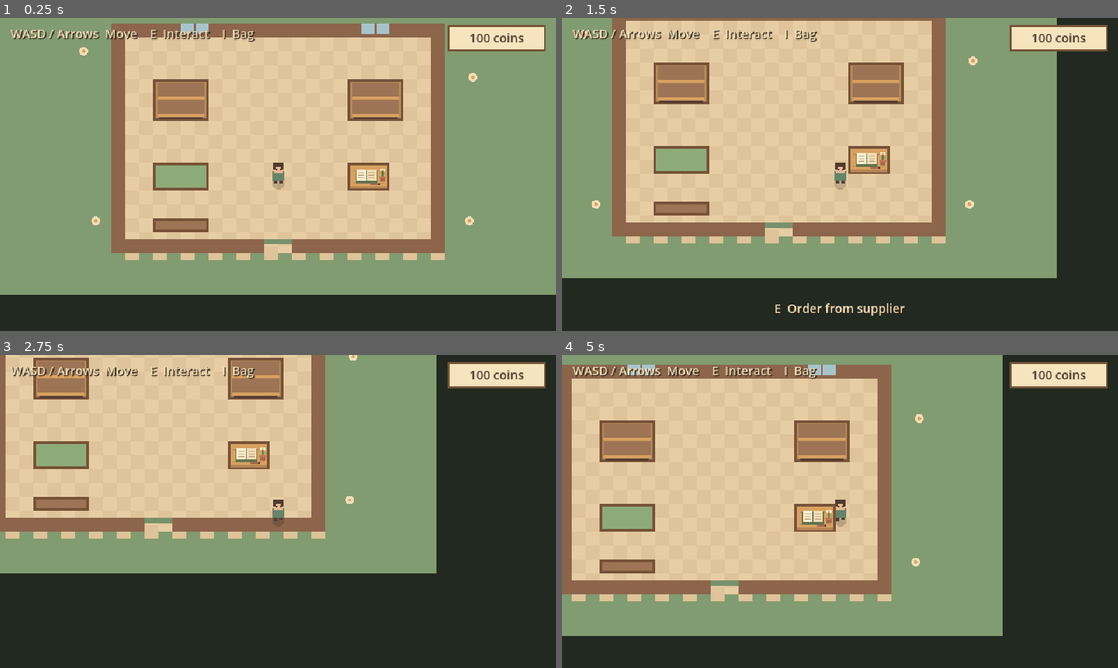
Above: before the commit, frames 1-4 (two rows, left to right).
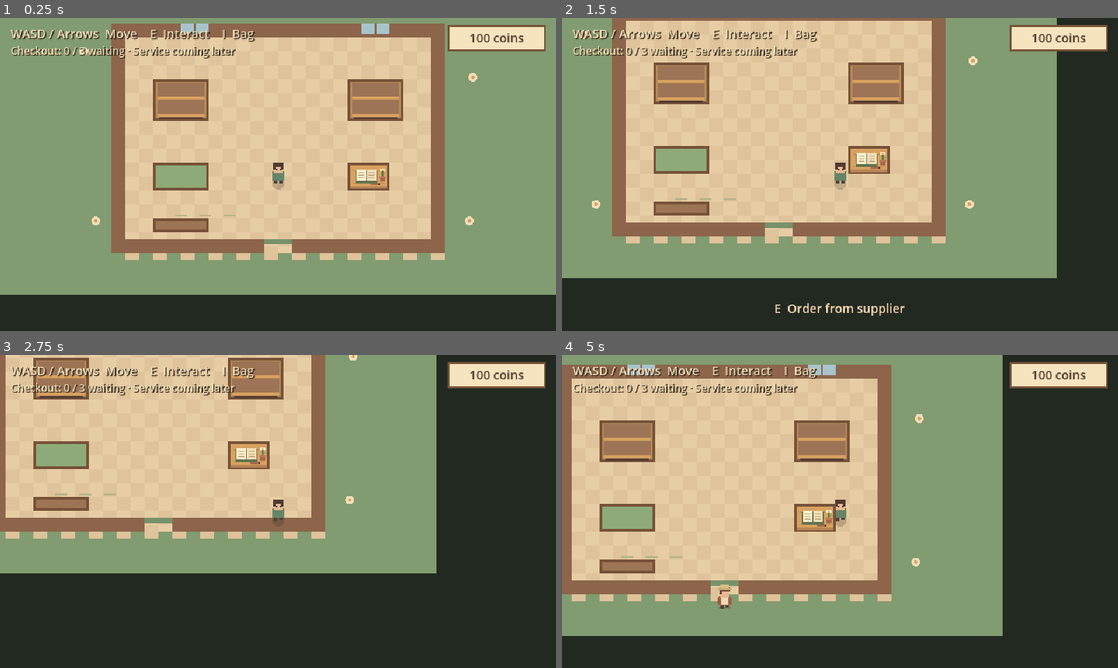
Above: after the commit, the same moments.

Repository: ksnarchive/little-village-shop
Game: Godot game, scene res://scenes/main.tscn
Two runs of this game, one before a commit and one after it. Both use one fixed random seed, a clock stepped at 60 frames per second and the inputs below.
Inputs (mouse positions are in pixels of both pictures, inside the frame that each line leads up to):
- Up to frame 1 (0.25 s): no input
- Up to frame 2 (1.5 s): tap Enter at 0.5 s; move the mouse to (962, 158) at 0.52 s; hold Right (ui_right) 0.53-1.28 s; hold E (interact) 0.53-1.28 s; click (962, 158) at 0.67 s; move the mouse to (728, 190) at 1.27 s; hold Down (ui_down) from 1.28 s (still down); tap E (interact) at 1.35 s; click (728, 190) at 1.42 s
- Up to frame 3 (2.75 s): move the mouse to (333, 442) at 2.02 s; release Down (ui_down) at 2.03 s; hold Right (ui_right) from 2.03 s (still down); hold E (interact) from 2.03 s (still down); tap G at 2.1 s; click (333, 442) at 2.17 s
- Up to frame 4 (5 s): move the mouse to (812, 574) at 2.77 s; release Right (ui_right) at 2.78 s; release E (interact) at 2.78 s; hold Up (ui_up) 2.78-3.53 s; tap E (interact) at 2.85, 4.55 s; click (812, 574) at 2.92 s; move the mouse to (1006, 558) at 3.52 s; hold E (interact) 3.53-4.28 s; hold Left (ui_left) from 3.53 s (still down); click (1006, 558) at 3.67 s; tap I (inventory) at 4.15 s; move the mouse to (673, 464) at 4.27 s; tap G at 4.35 s; click (673, 464) at 4.42 s; tap Escape (ui_cancel) at 4.9 s

The runs differ from the first frame. In frame 1, 0.7% of the frame differs, in the area x 1-43%, y 8-64%; in frame 2, 0.6%; in frame 3, 0.6%; in frame 4, 0.7%, in the area x 2-43%, y 8-82%.

Commit message:
feat: add village customers with shelf pickup and unpaid checkout queue

Diff:
--- /dev/null
+++ b/scenes/characters/customer.tscn
@@ -0,0 +1,16 @@
+[gd_scene load_steps=3 format=3]
+
+[ext_resource type="Script" path="res://scripts/customer.gd" id="1"]
+
+[sub_resource type="CapsuleShape2D" id="CustomerShape"]
+radius = 5.0
+height = 13.0
+
+[node name="Customer" type="CharacterBody2D"]
+collision_layer = 0
+collision_mask = 2
+script = ExtResource("1")
+
+[node name="CollisionShape2D" type="CollisionShape2D" parent="."]
+position = Vector2(0, 1)
+shape = SubResource("CustomerShape")
--- a/scenes/main.tscn
+++ b/scenes/main.tscn
@@ -7,6 +7,7 @@
 [ext_resource type="PackedScene" path="res://scenes/objects/order_desk.tscn" id="5"]
 
 [ext_resource type="PackedScene" path="res://scenes/objects/shelf.tscn" id="6"]
+[ext_resource type="Script" path="res://scripts/customer_flow.gd" id="7"]
 
 [node name="Main" type="Node2D"]
 script = ExtResource("1")
@@ -32,3 +33,6 @@
 [node name="RightShelf" parent="." instance=ExtResource("6")]
 position = Vector2(432, 136)
 display_name = "Pantry shelf"
+
+[node name="Customers" type="Node2D" parent="."]
+script = ExtResource("7")
--- a/scenes/ui/inventory_menu.tscn
+++ b/scenes/ui/inventory_menu.tscn
@@ -26,6 +26,18 @@
 theme_override_constants/shadow_offset_x = 1
 theme_override_constants/shadow_offset_y = 1
 text = "WASD / Arrows  Move    E  Interact    I  Bag"
+
+[node name="CheckoutStatus" type="Label" parent="Root"]
+unique_name_in_owner = true
+offset_left = 12.0
+offset_top = 29.0
+theme_override_colors/font_color = Color(0.945, 0.871, 0.718, 1)
+theme_override_colors/font_shadow_color = Color(0.2, 0.15, 0.1, 1)
+theme_override_constants/shadow_offset_x = 1
+theme_override_constants/shadow_offset_y = 1
+theme_override_font_sizes/font_size = 12
+text = "Checkout: 0 / 3 waiting · Service coming later"
+mouse_filter = 2
 
 [node name="Prompt" type="Label" parent="Root"]
 unique_name_in_owner = true
--- /dev/null
+++ b/scripts/customer.gd
@@ -0,0 +1,151 @@
+class_name ShopCustomer
+extends CharacterBody2D
+## A visitor owns one unpaid item. Only Inventory.transfer_to() moves shelf goods.
+
+enum State { ENTERING, SEARCHING, MOVING_TO_SHELF, MOVING_TO_CHECKOUT, WAITING_AT_CHECKOUT, LEAVING }
+signal state_changed(next_state: State)
+
+const SPEED: float = 46.0
+const COATS: Array[Color] = [Color("#a8664e"), Color("#879bb0"), Color("#b49a58")]
+const HAIR: Array[Color] = [Color("#6a4936"), Color("#d4c5aa"), Color("#49382d")]
+const SKIN: Array[Color] = [Color("#e8b88f"), Color("#bd8b68"), Color("#edc8a4")]
+
+var state: State = State.ENTERING
+var basket: Inventory
+var appearance: int = 0
+var facing := Vector2.UP
+var walking: bool = false
+var _flow: CustomerFlow
+var _catalog: ItemCatalog
+var _shelf: ShopShelf
+var _route := PackedVector2Array()
+var _waypoint: int = 0
+var _pause: float = 0.0
+var _step: float = 0.0
+
+func configure(flow: CustomerFlow, catalog: ItemCatalog, variant: int) -> void:
+	_flow = flow
+	_catalog = catalog
+	appearance = posmod(variant, COATS.size())
+	basket = Inventory.new(catalog, 1)
+
+func start_visit() -> void:
+	_travel(State.ENTERING, CustomerFlow.FOYER)
+
+func _set_state(next_state: State) -> void:
+	state = next_state
+	walking = false
+	velocity = Vector2.ZERO
+	state_changed.emit(state)
+	queue_redraw()
+
+func _travel(next_state: State, destination: Vector2) -> void:
+	_route = _flow.route(position, destination)
+	_waypoint = 0
+	_set_state(next_state)
+
+func _physics_process(delta: float) -> void:
+	walking = false
+	velocity = Vector2.ZERO
+	if _pause > 0.0:
+		_pause = maxf(0.0, _pause - delta)
+	elif state == State.SEARCHING:
+		_search()
+	elif state != State.WAITING_AT_CHECKOUT:
+		_walk(delta)
+	queue_redraw()
+
+func _walk(delta: float) -> void:
+	if _waypoint >= _route.size():
+		_arrive()
+		return
+	var offset := _route[_waypoint] - position
+	if offset.length() <= 0.1:
+		_waypoint += 1
+		return
+	# Clamp velocity to the remaining distance: no snapping, overshoot or teleport.
+	velocity = offset.normalized() * minf(SPEED, offset.length() / delta)
+	facing = offset.normalized()
+	move_and_slide()
+	walking = get_position_delta().length_squared() > 0.001
+	if walking:
+		_step += delta * 10.0
+
+func _arrive() -> void:
+	match state:
+		State.ENTERING:
+			_set_state(State.SEARCHING)
+			_pause = 0.8
+		State.MOVING_TO_SHELF:
+			_take_item()
+		State.MOVING_TO_CHECKOUT:
+			_set_state(State.WAITING_AT_CHECKOUT)
+			facing = Vector2.DOWN
+			_flow.join_checkout(self)
+		State.LEAVING:
+			_flow.finish_empty_visit(self)
+
+func _search() -> void:
+	var available := _flow.stocked_shelves()
+	if available.is_empty():
+		_travel(State.LEAVING, CustomerFlow.ENTRANCE)
+		return
+	_shelf = available[_flow.rng.randi_range(0, available.size() - 1)]
+	_travel(State.MOVING_TO_SHELF, _shelf.interaction_position() + Vector2(0, 8))
+
+func _take_item() -> void:
+	# Re-read stock on arrival: the player may have emptied the shelf en route.
+	var available: Array[StringName] = []
+	if is_instance_valid(_shelf):
+		for item in _catalog.items:
+			if _shelf.inventory.quantity(item.id) > 0:
+				available.append(item.id)
+	if not available.is_empty():
+		var item_id := available[_flow.rng.randi_range(0, available.size() - 1)]
+		if _shelf.inventory.transfer_to(basket, item_id, 1):
+			_travel(State.MOVING_TO_CHECKOUT, _flow.checkout_position())
+			_pause = 0.6
+			return
+	_set_state(State.SEARCHING)
+	_pause = 0.5
+
+func _draw() -> void:
+	# Same tiny, whole-pixel silhouette and warm palette as the shopkeeper.
+	draw_rect(Rect2(-7, 8, 14, 3), Color(0.2, 0.15, 0.1, 0.22))
+	var bob := 1 if walking and sin(_step) > 0.0 else 0
+	draw_rect(Rect2(-5, 5 + bob, 4, 5), Color("#4e4139"))
+	draw_rect(Rect2(1, 5 - bob, 4, 5), Color("#4e4139"))
+	draw_rect(Rect2(-7, -4, 14, 11), COATS[appearance])
+	draw_rect(Rect2(-4, -3, 8, 9), Color("#eddbb5"))
+	draw_rect(Rect2(-8, -2, 2, 7), COATS[appearance].darkened(0.12))
+	draw_rect(Rect2(6, -2, 2, 7), COATS[appearance].darkened(0.12))
+	draw_rect(Rect2(-5, -12, 10, 10), SKIN[appearance])
+	draw_rect(Rect2(-6, -14, 12, 5), HAIR[appearance])
+	draw_rect(Rect2(-6, -11, 3, 5), HAIR[appearance])
+	if appearance == 0:
+		draw_rect(Rect2(-8, -13, 16, 2), Color("#c9ae70"))
+		draw_rect(Rect2(-5, -17, 10, 4), Color("#d8bf86"))
+	elif appearance == 1:
+		draw_rect(Rect2(3, -11, 3, 7), HAIR[appearance])
+	else:
+		draw_rect(Rect2(-6, -15, 12, 3), COATS[appearance].darkened(0.15))
+	if facing.y >= -0.3:
+		draw_rect(Rect2(-3, -7, 2, 2), Color("#49382d"))
+		draw_rect(Rect2(2, -7, 2, 2), Color("#49382d"))
+		draw_rect(Rect2(-4, -4, 2, 1), Color("#cf947d"))
+	if basket != null and basket.total_units() > 0:
+		draw_rect(Rect2(5, 1, 9, 8), Color("#765238"))
+		draw_rect(Rect2(6, 3, 7, 5), Color("#b78b59"))
+	# A catalog icon in a cream thought bubble shows held goods / waiting clearly.
+	if state == State.WAITING_AT_CHECKOUT or (basket != null and basket.total_units() > 0):
+		draw_rect(Rect2(-11, -40, 22, 21), Color("#765238"))
+		draw_rect(Rect2(-10, -39, 20, 19), Color("#f1deb7"))
+		draw_rect(Rect2(-1, -19, 3, 3), Color("#f1deb7"))
+		for item in _catalog.items:
+			if basket.quantity(item.id) > 0 and item.icon != null:
+				draw_texture_rect(item.icon, Rect2(-8, -38, 16, 16), false)
+				break
+	elif state == State.SEARCHING or state == State.LEAVING:
+		draw_rect(Rect2(-6, -29, 12, 9), Color("#f1deb7"))
+		for x in [-3, 0, 3]:
+			draw_rect(Rect2(x, -25, 1, 1), Color("#765238"))
--- /dev/null
+++ b/scripts/customer_flow.gd
@@ -0,0 +1,100 @@
+class_name CustomerFlow
+extends Node2D
+## One browsing visitor at a time; unpaid baskets stay in a bounded checkout queue.
+
+signal queue_changed(waiting: int)
+
+const MAX_CUSTOMERS: int = 3
+const ARRIVAL_INTERVAL: float = 7.0
+const ENTRANCE := Vector2(320, 328)
+const FOYER := Vector2(320, 260)
+const AISLE := Vector2(320, 184)
+const QUEUE_POSITIONS: Array[Vector2] = [Vector2(208, 260), Vector2(236, 260), Vector2(264, 260)]
+
+@export var arrivals_enabled: bool = true
+var shelves: Array[ShopShelf] = []
+var waiting: Array[ShopCustomer] = []
+var active_customer: ShopCustomer
+var catalog: ItemCatalog
+var rng := RandomNumberGenerator.new()
+var _arrival_time: float = 4.0
+var _next_appearance: int = 0
+var _paths := AStar2D.new()
+
+func configure(products: ItemCatalog, shop_shelves: Array[ShopShelf]) -> void:
+	catalog = products
+	shelves.assign(shop_shelves)
+	rng.randomize()
+	# A small authored graph follows the open central aisle around the furniture.
+	# Shelf endpoints come from the existing interaction system.
+	_paths.clear()
+	for point in [ENTRANCE, FOYER, AISLE]:
+		_paths.add_point(_paths.get_point_count(), point)
+	_paths.connect_points(0, 1)
+	_paths.connect_points(1, 2)
+	for shelf in shelves:
+		var id := _paths.get_point_count()
+		_paths.add_point(id, shelf.interaction_position() + Vector2(0, 8))
+		_paths.connect_points(2, id)
+	for point in QUEUE_POSITIONS:
+		var id := _paths.get_point_count()
+		_paths.add_point(id, point)
+		_paths.connect_points(1, id)
+	queue_redraw()
+
+func _physics_process(delta: float) -> void:
+	if not arrivals_enabled or catalog == null or is_instance_valid(active_customer):
+		return
+	if waiting.size() >= MAX_CUSTOMERS:
+		return
+	_arrival_time -= delta
+	if _arrival_time <= 0.0:
+		spawn_customer()
+
+func spawn_customer() -> ShopCustomer:
+	if catalog == null or is_instance_valid(active_customer) or waiting.size() >= MAX_CUSTOMERS:
+		return null
+	var scene: PackedScene = load("res://scenes/characters/customer.tscn")
+	var customer: ShopCustomer = scene.instantiate()
+	customer.configure(self, catalog, _next_appearance % 3)
+	_next_appearance += 1
+	customer.position = ENTRANCE
+	add_child(customer)
+	active_customer = customer
+	customer.start_visit()
+	return customer
+
+func route(from: Vector2, destination: Vector2) -> PackedVector2Array:
+	return _paths.get_point_path(_paths.get_closest_point(from), _paths.get_closest_point(destination))
+
+func stocked_shelves() -> Array[ShopShelf]:
+	var available: Array[ShopShelf] = []
+	for shelf in shelves:
+		if is_instance_valid(shelf) and shelf.inventory.total_units() > 0:
+			available.append(shelf)
+	return available
+
+func checkout_position() -> Vector2:
+	return QUEUE_POSITIONS[waiting.size()]
+
+func join_checkout(customer: ShopCustomer) -> void:
+	if customer != active_customer or customer.basket.total_units() != 1:
+		return
+	waiting.append(customer)
+	active_customer = null
+	_arrival_time = ARRIVAL_INTERVAL
+	queue_changed.emit(waiting.size())
+	queue_redraw()
+
+func finish_empty_visit(customer: ShopCustomer) -> void:
+	# There is deliberately no removal/service path for a customer holding goods.
+	if customer != active_customer or customer.basket.total_units() != 0:
+		return
+	active_customer = null
+	_arrival_time = ARRIVAL_INTERVAL
+	customer.queue_free()
+
+func _draw() -> void:
+	# Quiet floor markers make the checkout line legible before anyone arrives.
+	for point in QUEUE_POSITIONS:
+		draw_rect(Rect2(point + Vector2(-7, 8), Vector2(14, 2)), Color("#b5b58b"))
--- a/scripts/inventory_menu.gd
+++ b/scripts/inventory_menu.gd
@@ -25,6 +25,7 @@
 @onready var message: Label = %Message
 @onready var prompt_label: Label = %Prompt
 @onready var close_button: Button = %Close
+@onready var checkout_label: Label = %CheckoutStatus
 
 func _ready() -> void:
 	_apply_theme()
@@ -88,6 +89,7 @@
 
 func _open(next_view: View) -> void:
 	view = next_view
+	checkout_label.hide()
 	inventory_content.visible = view in [View.BAG, View.STORAGE]
 	shelf_menu.visible = view == View.SHELF
 	supplier_menu.visible = view == View.SUPPLIER
@@ -108,6 +110,7 @@
 	if view == View.CLOSED:
 		return
 	view = View.CLOSED
+	checkout_label.show()
 	shelf_menu.release_shelf()
 	panel.hide()
 	supplier_shade.hide()
@@ -120,6 +123,9 @@
 func set_prompt(text: String) -> void:
 	_prompt_text = text
 	prompt_label.text = text if view == View.CLOSED else ""
+
+func set_checkout_waiting(waiting: int) -> void:
+	checkout_label.text = "Checkout: %d / 3 waiting · Service coming later" % waiting
 
 func _update_balance(coins: int) -> void:
 	balance_label.text = "%d coins" % coins
--- a/scripts/shop.gd
+++ b/scripts/shop.gd
@@ -16,6 +16,7 @@
 @onready var storage: ShopStorage = $Storage
 @onready var order_desk: Interactable = $OrderDesk
 @onready var inventory_ui: InventoryMenu = $InventoryUI
+@onready var customers: CustomerFlow = $Customers
 var fixtures: Array[Rect2] = [
     Rect2(176, 272, 64, 16)
 ]
@@ -34,6 +35,8 @@
     inventory_ui.configure(CATALOG, player_inventory, storage.inventory)
     inventory_ui.configure_supplier(CATALOG, storage.inventory, economy)
     inventory_ui.configure_shelves(CATALOG, player_inventory)
+    customers.configure(CATALOG, [$LeftShelf, $RightShelf])
+    customers.queue_changed.connect(inventory_ui.set_checkout_waiting)
     for shelf: ShopShelf in [$LeftShelf, $RightShelf]:
         shelf.interacted.connect(_on_shelf_interacted.bind(shelf))
     storage.interacted.connect(_on_storage_interacted)
@@ -60,6 +63,7 @@
 func _on_menu_visibility_changed(is_open: bool) -> void:
     player.controls_enabled = not is_open
     interactions.enabled = not is_open
+    customers.process_mode = Node.PROCESS_MODE_DISABLED if is_open else Node.PROCESS_MODE_INHERIT
 
 func _solid(rect: Rect2) -> void:
     var body := StaticBody2D.new()
--- /dev/null
+++ b/tests/run_customer_tests.gd
@@ -0,0 +1,183 @@
+extends SceneTree
+## Real scenes/physics; --fixed-fps runs complete visits quickly in CI.
+var _checks: int = 0
+var _failures: int = 0
+var _motion_ok: bool = true
+var _stock_ok: bool = true
+
+func _initialize() -> void:
+	_run.call_deferred()
+
+func _check(condition: bool, description: String) -> void:
+	_checks += 1
+	if not condition:
+		_failures += 1
+		push_error("FAIL: " + description)
+
+func _run() -> void:
+	await _test_empty_visit()
+	await _test_queue()
+	await _test_stale_shelf(false)
+	await _test_stale_shelf(true)
+	await _test_automatic_arrivals()
+	_check(_motion_ok, "All visits use continuous collision-free movement")
+	_check(_stock_ok, "Goods conserved on every simulated physics frame and pickup signal")
+	print("Little Village Shop customers: %d checks, %d failures" % [_checks, _failures])
+	quit(0 if _failures == 0 else 1)
+
+func _shop() -> Node2D:
+	var scene: PackedScene = load("res://scenes/main.tscn")
+	var shop: Node2D = scene.instantiate()
+	root.add_child(shop)
+	shop.customers.arrivals_enabled = false
+	shop.customers.rng.seed = 47
+	return shop
+
+func _total(shop: Node2D) -> int:
+	var total: int = shop.storage.inventory.total_units() + shop.player_inventory.total_units()
+	for shelf in shop.customers.shelves:
+		total += shelf.inventory.total_units()
+	for customer in shop.customers.get_children():
+		if customer is ShopCustomer:
+			total += customer.basket.total_units()
+	return total
+
+func _step(shop: Node2D, customer: ShopCustomer = null) -> void:
+	var before := customer.position if is_instance_valid(customer) else Vector2.ZERO
+	await physics_frame
+	if is_instance_valid(customer):
+		_motion_ok = _motion_ok and customer.position.distance_to(before) <= ShopCustomer.SPEED / 60.0 + 0.01
+		_motion_ok = _motion_ok and customer.get_slide_collision_count() == 0
+	_stock_ok = _stock_ok and _total(shop) == 13
+
+func _until(shop: Node2D, customer: ShopCustomer, target: ShopCustomer.State) -> bool:
+	for frame in range(1800):
+		if not is_instance_valid(customer):
+			return false
+		if customer.state == target:
+			return true
+		await _step(shop, customer)
+	return false
+
+func _exit(shop: Node2D, customer: ShopCustomer) -> bool:
+	for frame in range(1800):
+		if not is_instance_valid(customer):
+			return true
+		await _step(shop, customer)
+	return false
+
+func _dispose(shop: Node2D) -> void:
+	shop.queue_free()
+	await process_frame
+
+func _test_empty_visit() -> void:
+	var shop := _shop()
+	await physics_frame
+	var customer: ShopCustomer = shop.customers.spawn_customer()
+	var states: Array[int] = [customer.state]
+	customer.state_changed.connect(func(state: int) -> void: states.append(state))
+	_check(customer.position == CustomerFlow.ENTRANCE and customer.state == ShopCustomer.State.ENTERING,
+		"Visitor appears outside entrance in entry state")
+	_check(customer.basket.capacity == 1 and customer.basket.total_units() == 0, "Visitor owns empty one-unit basket")
+	_check(customer.collision_mask == 2 and customer.collision_layer == 0,
+		"Visitor respects furniture without blocking player movement or interaction rays")
+	_check(shop.customers.spawn_customer() == null, "Only one visitor browses at a time")
+	_check(await _exit(shop, customer), "Empty-shop visitor walks out and is removed")
+	_check(states == [ShopCustomer.State.ENTERING, ShopCustomer.State.SEARCHING, ShopCustomer.State.LEAVING],
+		"Empty visit follows entry, search and leaving states")
+	_check(shop.customers.waiting.is_empty() and shop.economy.balance == 100, "Empty visit creates no checkout or sale")
+	_check(shop.customers.spawn_customer() != null, "Leaving releases browsing slot")
+	await _dispose(shop)
+
+func _test_queue() -> void:
+	var shop := _shop()
+	await physics_frame
+	var flow: CustomerFlow = shop.customers
+	var left: ShopShelf = shop.get_node("LeftShelf")
+	var right: ShopShelf = shop.get_node("RightShelf")
+	_check(shop.storage.inventory.transfer_to(left.inventory, &"apple", 1), "Stock orchard through Inventory")
+	_check(shop.storage.inventory.transfer_to(right.inventory, &"bread", 1), "Stock pantry through Inventory")
+	_check(shop.storage.inventory.transfer_to(right.inventory, &"milk", 1), "Stock mixed products")
+	var variants: Array[int] = []
+	var notifications := [0]
+	for shelf in flow.shelves:
+		shelf.inventory.changed.connect(func() -> void:
+			notifications[0] += 1
+			_stock_ok = _stock_ok and _total(shop) == 13)
+	for index in range(3):
+		var customer := flow.spawn_customer()
+		variants.append(customer.appearance)
+		var states: Array[int] = [customer.state]
+		customer.state_changed.connect(func(state: int) -> void: states.append(state))
+		_check(await _until(shop, customer, ShopCustomer.State.MOVING_TO_SHELF), "Visitor finds stocked shelf")
+		_check(customer.basket.total_units() == 0, "Planning does not remove shelf stock")
+		if index == 0:
+			shop.inventory_ui.open_shelf(left)
+			var before := customer.position
+			for frame in range(45):
+				await _step(shop, customer)
+			_check(customer.position == before and not shop.player.controls_enabled, "Shelf menu pauses NPC and player")
+			_check(not shop.inventory_ui.checkout_label.visible, "Checkout hint hides with menus")
+			shop.inventory_ui.close_menu()
+		_check(await _until(shop, customer, ShopCustomer.State.WAITING_AT_CHECKOUT), "Visitor reaches checkout without getting stuck")
+		_check(customer.basket.total_units() == 1 and notifications[0] == index + 1, "Exactly one atomic pickup and shelf notification")
+		_check(states == [ShopCustomer.State.ENTERING, ShopCustomer.State.SEARCHING,
+			ShopCustomer.State.MOVING_TO_SHELF, ShopCustomer.State.MOVING_TO_CHECKOUT, ShopCustomer.State.WAITING_AT_CHECKOUT],
+			"Successful visit follows complete state machine")
+		_check(customer.position.distance_to(CustomerFlow.QUEUE_POSITIONS[index]) < 0.2, "Distinct physical checkout slots")
+		_check(flow.waiting.size() == index + 1 and flow.active_customer == null, "Queue arrival releases browsing slot")
+	_check(variants == [0, 1, 2], "First three villagers have distinct appearances")
+	_check(left.fill_state() == ShopShelf.FillState.EMPTY and right.fill_state() == ShopShelf.FillState.EMPTY, "Shelf visuals read depleted stock")
+	_check(shop.inventory_ui.checkout_label.text == "Checkout: 3 / 3 waiting · Service coming later", "HUD explains queue and unavailable service")
+	_check(shop.inventory_ui.checkout_label.get_global_rect().end.x <= root.get_visible_rect().size.x, "Checkout hint fits viewport")
+	_check(flow.spawn_customer() == null, "Full checkout prevents further visitors")
+	flow.arrivals_enabled = true
+	for frame in range(600):
+		await _step(shop)
+	_check(flow.get_child_count() == 3 and flow.waiting.size() == 3, "Full queue remains bounded over time")
+	for customer in flow.waiting:
+		_check(customer.state == ShopCustomer.State.WAITING_AT_CHECKOUT and customer.basket.total_units() == 1,
+			"Waiting preserves customer and unpaid goods")
+	_check(shop.economy.balance == 100 and _total(shop) == 13, "No payment; goods remain in tracked inventories")
+	await _dispose(shop)
+	shop = _shop()
+	_check(shop.customers.waiting.is_empty() and shop.storage.inventory.total_units() == 13, "Restart resets queue and demo goods together")
+	await _dispose(shop)
+
+func _test_stale_shelf(with_alternative: bool) -> void:
+	var shop := _shop()
+	await physics_frame
+	var left: ShopShelf = shop.get_node("LeftShelf")
+	shop.storage.inventory.transfer_to(left.inventory, &"apple", 1)
+	var customer: ShopCustomer = shop.customers.spawn_customer()
+	_check(await _until(shop, customer, ShopCustomer.State.MOVING_TO_SHELF), "Visitor starts approaching stocked shelf")
+	_check(left.inventory.transfer_to(shop.player_inventory, &"apple", 1), "Player can withdraw targeted item en route")
+	if with_alternative:
+		var right: ShopShelf = shop.get_node("RightShelf")
+		shop.storage.inventory.transfer_to(right.inventory, &"milk", 1)
+		_check(await _until(shop, customer, ShopCustomer.State.WAITING_AT_CHECKOUT), "Visitor searches again and visits alternate shelf")
+		_check(customer.basket.quantity(&"milk") == 1 and customer.basket.quantity(&"apple") == 0, "Pickup uses live stock")
+	else:
+		_check(await _exit(shop, customer), "Visitor leaves when targeted shelf becomes empty")
+		_check(shop.customers.waiting.is_empty(), "Failed pickup creates no checkout entry")
+	_check(shop.player_inventory.quantity(&"apple") == 1 and _total(shop) == 13, "Concurrent withdrawal cannot duplicate goods")
+	await _dispose(shop)
+
+func _test_automatic_arrivals() -> void:
+	var shop := _shop()
+	await physics_frame
+	shop.customers.arrivals_enabled = true
+	shop.inventory_ui.open_inventory()
+	for frame in range(300):
+		await _step(shop)
+	_check(shop.customers.get_child_count() == 0, "Arrival timer pauses with menu")
+	shop.inventory_ui.close_menu()
+	for frame in range(260):
+		await _step(shop)
+	_check(is_instance_valid(shop.customers.active_customer), "Gameplay automatically spawns first visitor")
+	var customer: ShopCustomer = shop.customers.active_customer
+	_check(await _exit(shop, customer), "Automatic empty visitor completes visit")
+	for frame in range(450):
+		await _step(shop)
+	_check(is_instance_valid(shop.customers.active_customer), "Next visitor arrives after quiet interval")
+	await _dispose(shop)
Not shown: 1 places in scenes/main.tscn that only renumber resources
Not shown, changed: tests/run_checks.sh
